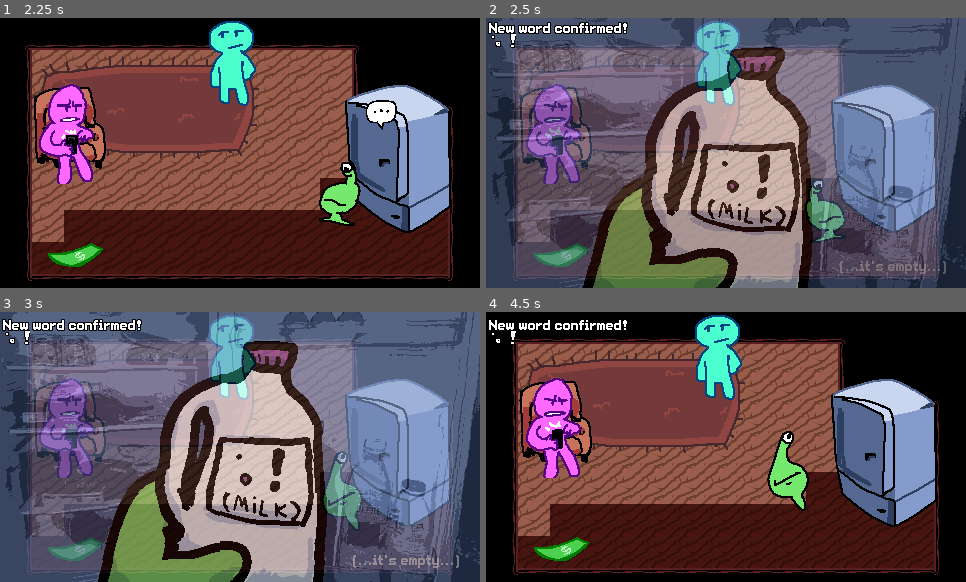
Above: before the commit, frames 1-4 (two rows, left to right).
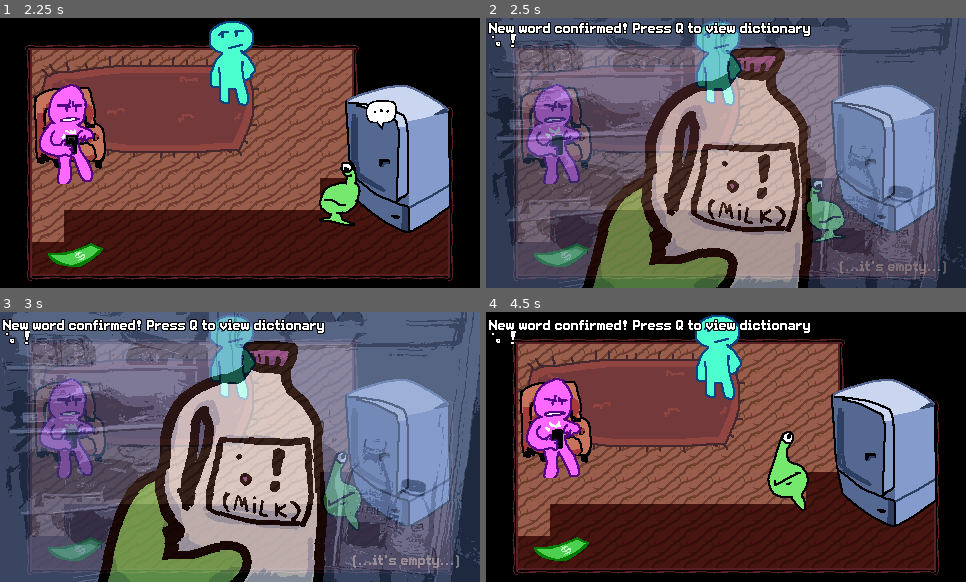
Above: after the commit, the same moments.

Repository: hryspider/GGJ-Committee-Team26
Game: Godot game, scene res://rooms/title_screen.tscn
The game is run twice, just before and just after one commit, with the same random seed, the same clock (stepped at 60 frames per second) and the same inputs.
Inputs (mouse positions are in pixels of both pictures, inside the frame that each line leads up to):
- Up to frame 1 (2.25 s): click "Proceed" at 0.5 s; tap Enter at 1.25 s; move the mouse to (345, 139) at 1.27 s; hold D (right) 1.28-2.03 s; click (345, 139) at 1.35 s; tap Q (dictionary) at 1.55, 2.1 s; move the mouse to (144, 166) at 2.02 s; hold S (down) from 2.03 s (still down)
- Up to frame 2 (2.5 s): keep holding S (down); click (630, 166) at 2.3 s
- Up to frame 3 (3 s): tap Q (dictionary) at 2.75 s; move the mouse to (288, 387) at 2.77 s; release S (down) at 2.78 s; hold D (right) from 2.78 s (still down); click (288, 387) at 2.85 s
- Up to frame 4 (4.5 s): tap Q (dictionary) at 3.05, 3.5, 3.6, 4.25 s; move the mouse to (702, 501) at 3.52 s; release D (right) at 3.53 s; hold W (up) 3.53-4.28 s; click (702, 501) at 3.8 s; move the mouse to (870, 487) at 4.27 s; hold A (left) from 4.28 s (still down); tap E (interact) at 4.35 s

Frame 1 is identical in both runs. In frame 2, 1.2% of the frame differs, in the area x 30-68%, y 1-8%; in frame 3, 1.2%; in frame 4, 0.7%.

Commit message:
removed j*b from the first oone

Diff:
--- a/rooms/roomate_house.tscn
+++ b/rooms/roomate_house.tscn
@@ -373,7 +373,7 @@
 animations = Dictionary[NodePath, String]({
 NodePath("../CyanNPC"): "talk"
 })
-content = "you have job?"
+content = "you have work?"
 duration = 3.0
 metadata/_custom_type_script = "uid://dy6gk2wb21yf2"
 
@@ -395,7 +395,7 @@
 NodePath("../PinkNPC"): "sad",
 NodePath("../CyanNPC"): "idle"
 })
-content = "me no job"
+content = "me no work"
 duration = 2.0
 metadata/_custom_type_script = "uid://dy6gk2wb21yf2"
 
@@ -405,7 +405,7 @@
 animations = Dictionary[NodePath, String]({
 NodePath("../CyanNPC"): "shakehead"
 })
-content = "you must get job"
+content = "you must get work"
 duration = 2.5
 metadata/_custom_type_script = "uid://dy6gk2wb21yf2"
 
@@ -446,7 +446,7 @@
 animations = Dictionary[NodePath, String]({
 NodePath("../PinkNPC"): "talk"
 })
-content = "glorp must get job"
+content = "glorp must get work"
 duration = 3.0
 metadata/_custom_type_script = "uid://dy6gk2wb21yf2"
 
@@ -480,17 +480,6 @@
 })
 content = "glorp must work"
 duration = 4.0
-metadata/_custom_type_script = "uid://dy6gk2wb21yf2"
-
-[sub_resource type="Resource" id="Resource_ioblm"]
-script = ExtResource("18_rxgj1")
-speaker = NodePath("../PinkNPC")
-animations = Dictionary[NodePath, String]({
-NodePath("../PinkNPC"): "idle",
-NodePath("../CyanNPC"): "idle"
-})
-content = "you get job glorp"
-duration = 2.0
 metadata/_custom_type_script = "uid://dy6gk2wb21yf2"
 
 [node name="RoomateHouse" type="Node2D" unique_id=848884293]
@@ -572,7 +561,7 @@
 [node name="DictionaryManager" parent="." unique_id=925600434 instance=ExtResource("17_aesho")]
 
 [node name="DialogManager" parent="." unique_id=167636923 instance=ExtResource("13_aesho")]
-data = Array[ExtResource("18_rxgj1")]([SubResource("Resource …(495 unchanged characters)… e_pdrys"), SubResource("Resource_e4khp"), SubResource("Resource_ioblm")])
+data = Array[ExtResource("18_rxgj1")]([SubResource("Resource …(495 unchanged characters)… e_pdrys"), SubResource("Resource_e4khp")])
 
 [node name="Questioner" parent="." unique_id=2128525150 instance=ExtResource("20_gu4tk")]
 z_index = 99
@@ -581,7 +570,7 @@
 offset_right = 237.0
 offset_bottom = 145.0
 word = "work"
-instructions = "The humans were talking a lot about this, Glorp. They might want you to get one... Open your dictionary with Q to make a guess."
+instructions = "It looks like the humans want you to \"get\" this... What do you think it means? Guess by clicking it in the dictionary (press Q). You can talk to them to hear the conversation again. It’s best to try to guess some other words first. Also, you can inspect the room for clues…"
 aliases = ["job", "work", "hire", "jobs"]
 
 [connection signal="talk" from="PinkNPC" to="DialogManager" method="start_dialog"]
--- a/ui/questioner.tscn
+++ b/ui/questioner.tscn
@@ -42,9 +42,9 @@
 anchor_right = 0.5
 anchor_bottom = 0.5
 offset_left = -135.0
-offset_top = -84.0
+offset_top = -92.0
 offset_right = 135.0
-offset_bottom = -44.0
+offset_bottom = -52.0
 grow_horizontal = 2
 grow_vertical = 2
 theme_override_colors/font_color = Color(0, 0.75, 1, 1)
@@ -64,9 +64,9 @@
 anchor_top = 0.5
 anchor_right = 0.5
 anchor_bottom = 0.5
-offset_left = -191.0
-offset_top = 38.5
-offset_right = 191.0
+offset_left = -212.0
+offset_top = 17.0
+offset_right = 212.0
 offset_bottom = 121.5
 grow_horizontal = 2
 grow_vertical = 2
@@ -83,6 +83,8 @@
 anchors_preset = 15
 anchor_right = 1.0
 anchor_bottom = 1.0
+offset_top = -16.0
+offset_bottom = -16.0
 grow_horizontal = 2
 grow_vertical = 2
 theme_override_colors/font_color = Color(0, 0.75, 1, 1)
--- a/ui/word_popup.tscn
+++ b/ui/word_popup.tscn
@@ -77,7 +77,7 @@
 theme_override_colors/font_outline_color = Color(0, 0, 0, 1)
 theme_override_constants/outline_size = 4
 theme_override_fonts/font = ExtResource("1_u25wx")
-text = "New word confirmed!"
+text = "New word confirmed! Press Q to view dictionary"
 
 [node name="Word" type="Label" parent="." unique_id=404767419]
 offset_left = 3.0
